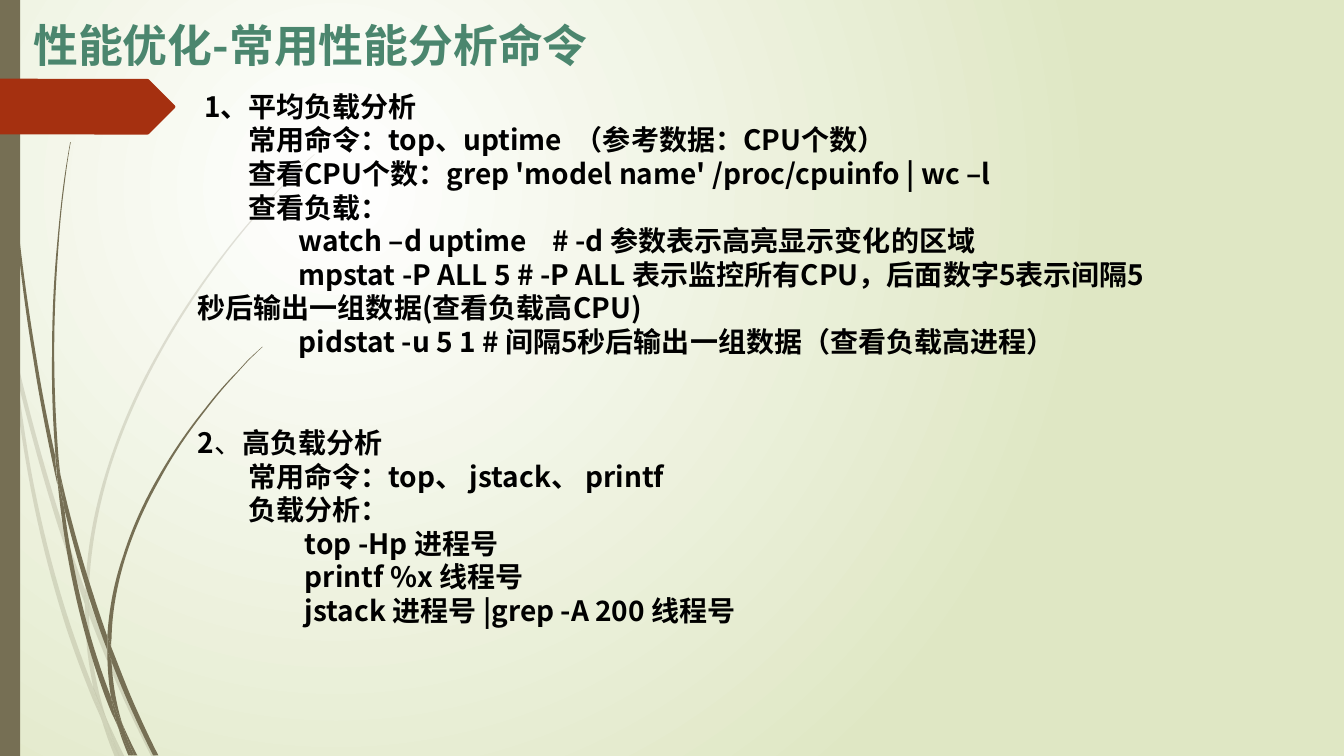
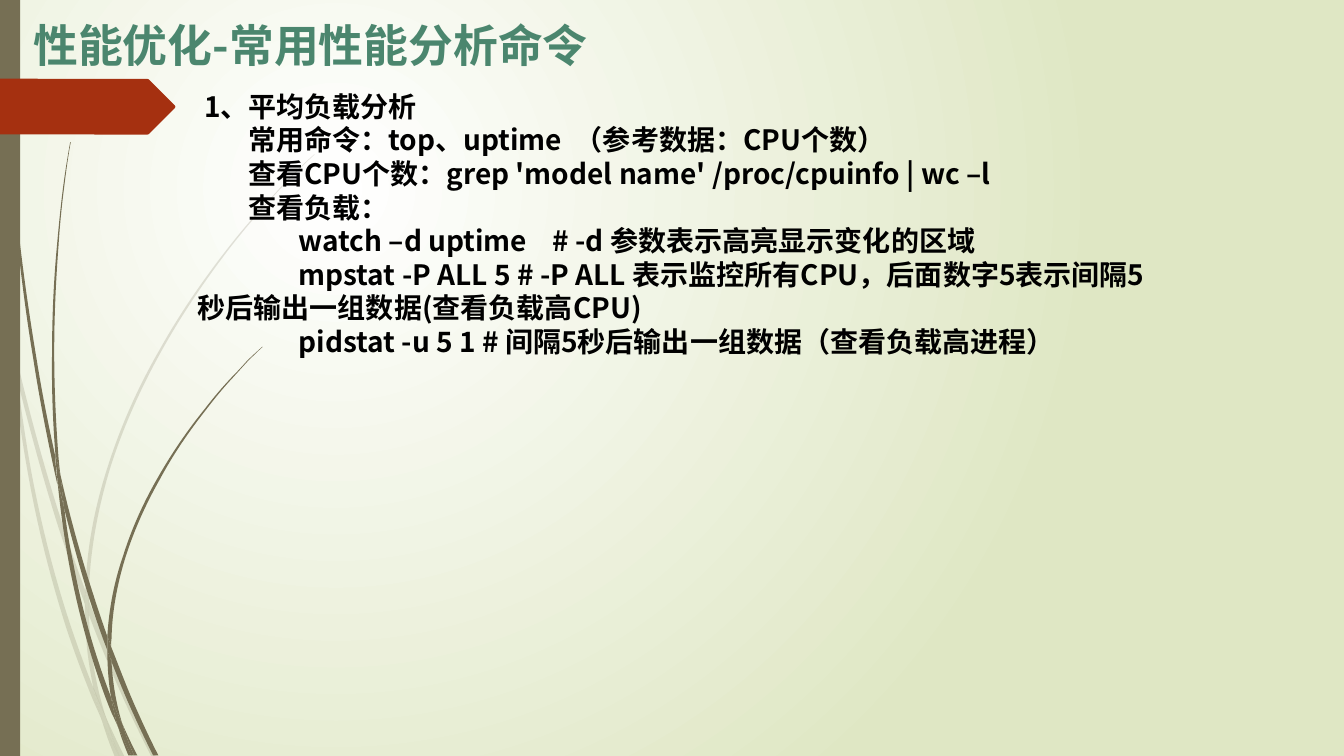
Before and after one commit to ltybjeagle/project-ltydemo, a slide deck: slide 1 of doc/04_性能优化.pptx (slide 4 before the commit). Drawn at 1344x756 pixels with LibreOffice and Linux fonts; fonts in the diff are those of the drawing. Boxes give left, top, right and bottom in pixels: in the first picture for what was removed or moved away, otherwise in the second. Text is boxed around its words. In the diff, an @@ line names an element or a change of style, - is before the commit and + after.

```diff
--- a/doc/04_性能优化.pptx
+++ b/doc/04_性能优化.pptx
@@ text at (198, 429, 736, 629): paragraphs removed @@
-2、高负载分析
-常用命令：top、 jstack、 printf
-负载分析：
-top -Hp 进程号
-printf %x 线程号
-jstack 进程号 |grep -A 200 线程号
```
Also in this commit, not shown: 1 other slide changed, 4 slides removed, 39 other files.
